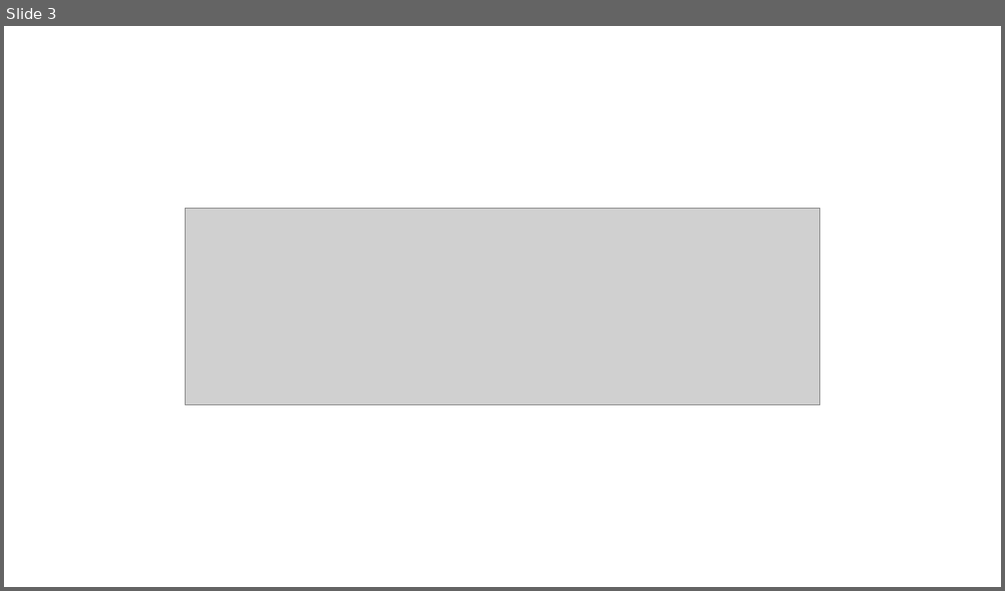
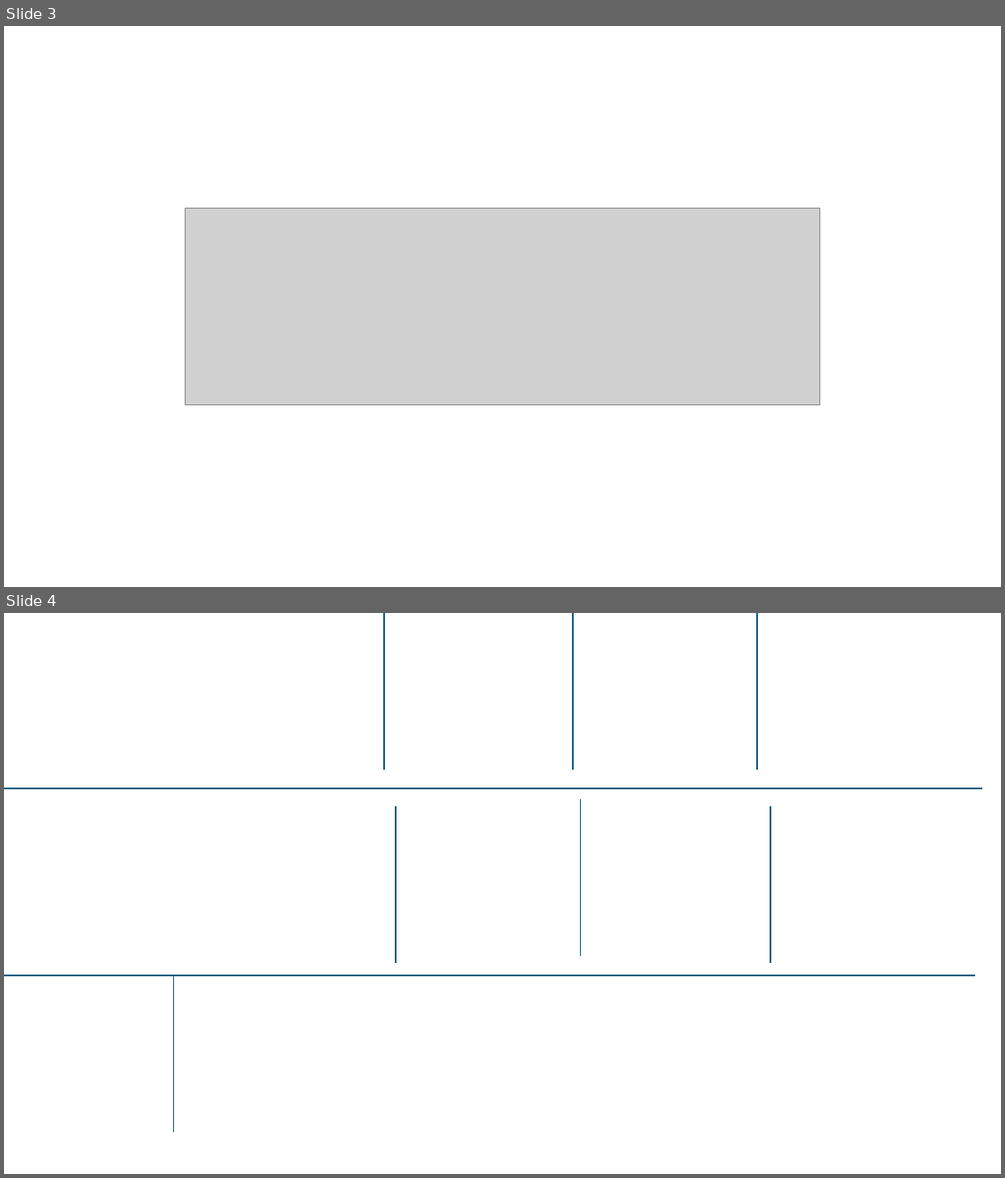
Before and after one commit to pedrojscardoso/MEEC_ISE_UALG_Introduction_to_data_science, a slide deck: 4-dashboarding/images/layout_and_widgets.pptx. Shown one above the other, each under a label of ours: slide 3 before the commit, slides 3 and 4 after it. The pictures are 1005x591 and 1005x1178 pixels, drawn with LibreOffice and Linux fonts; fonts in the diff are those of the drawing; grey boxes stand for pictures; background and template pictures are left out. Boxes give left, top, right and bottom in pixels: in the first picture for what was removed or moved away, otherwise in the second. Text is boxed around its words. In the diff, an @@ line names an element or a change of style, - is before the commit and + after.

```diff
--- a/4-dashboarding/images/layout_and_widgets.pptx
+++ b/4-dashboarding/images/layout_and_widgets.pptx
@@ slide 4 added at box(4, 613, 1001, 1174), background picture (left out) @@
@@ line added from (384, 613) to (384, 770), #156082 1.5 pt @@
@@ line added from (573, 613) to (573, 770), #156082 1.5 pt @@
@@ line added from (757, 613) to (757, 770), #156082 1.5 pt @@
@@ line added from (982, 788) to (4, 788), #156082 1.5 pt @@
@@ line added from (581, 799) to (581, 956), #156082 1.5 pt @@
@@ line added from (396, 807) to (396, 963), #156082 1.5 pt @@
@@ line added from (770, 807) to (770, 963), #156082 1.5 pt @@
@@ line added from (975, 976) to (4, 976), #156082 1.5 pt @@
@@ line added from (174, 976) to (174, 1132), #156082 1.5 pt @@
```
Also in this commit, not shown: 1 slide changed, 1 other slide added, 2 slides removed, 1 other file.
